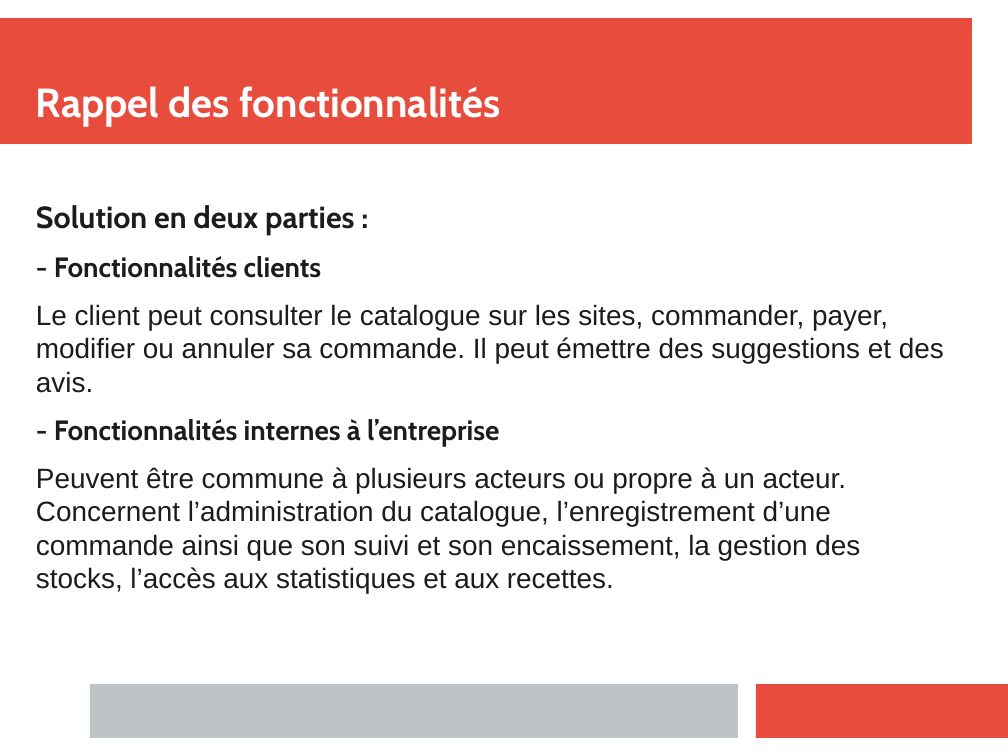
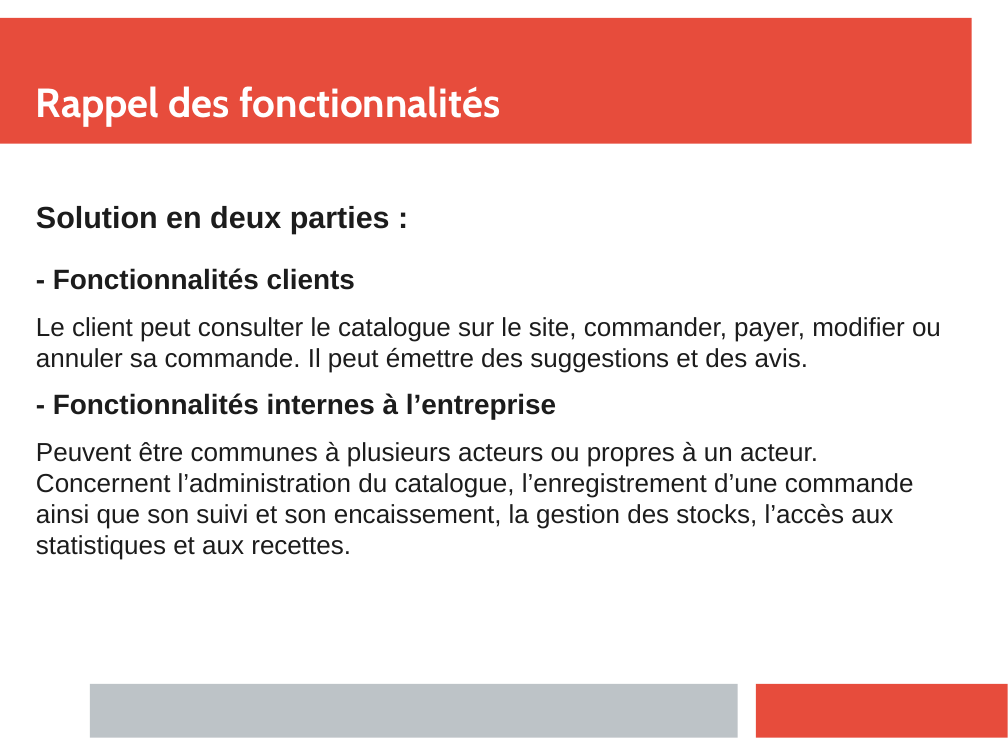
Before and after one commit to clemenceclaireR/spec_fonctionnelles_restaurant, a slide deck: slide 3 of diapo_presentation_solution.pptx. Drawn at 1008x756 pixels with LibreOffice and Linux fonts; fonts in the diff are those of the drawing. Boxes give left, top, right and bottom in pixels: in the first picture for what was removed or moved away, otherwise in the second. Text is boxed around its words. In the diff, an @@ line names an element or a change of style, - is before the commit and + after.

```diff
--- a/diapo_presentation_solution.pptx
+++ b/diapo_presentation_solution.pptx
@@ text at <box>36,206,556,420</box>: font Cabin to Arial in "Solution en deux parties :", "- Fonctionnalités clients", "- Fonctionnalités internes à l’entreprise"; more space between paragraphs @@
@@ text at <box>36,317,941,373</box>: text changed; size 22 to 20.5 pt @@
-Le client peut consulter le catalogue sur les sites, commander, payer, modifier ou annuler sa commande. Il peut émettre des suggestions et des avis.
+Le client peut consulter le catalogue sur le site, commander, payer, modifier ou annuler sa commande. Il peut émettre des suggestions et des avis.
@@ text at <box>36,442,914,560</box>: text changed; size 22 to 20.5 pt @@
-Peuvent être commune à plusieurs acteurs ou propre à un acteur. Concernent l’administration du catalogue, l’enregistrement d’une commande ainsi que son suivi et son encaissement, la gestion des stocks, l’accès aux statistiques et aux recettes.
+Peuvent être communes à plusieurs acteurs ou propres à un acteur. Concernent l’administration du catalogue, l’enregistrement d’une commande ainsi que son suivi et son encaissement, la gestion des stocks, l’accès aux statistiques et aux recettes.
```
Also in this commit, not shown: 6 other slides changed, 2 other files.
